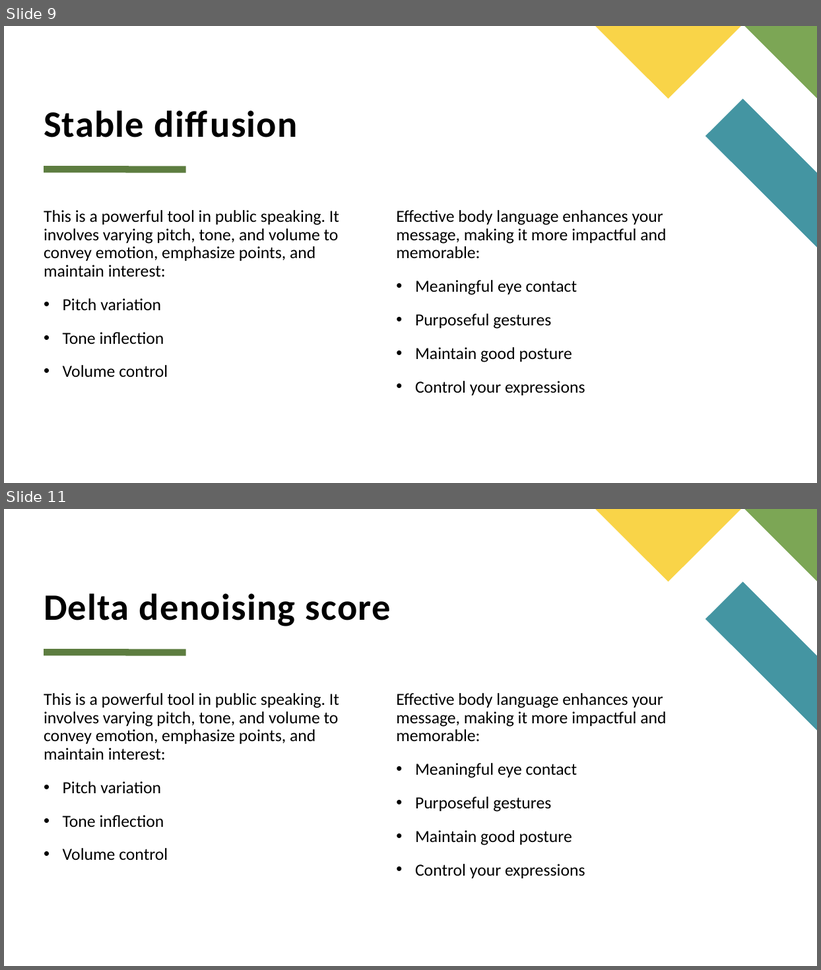
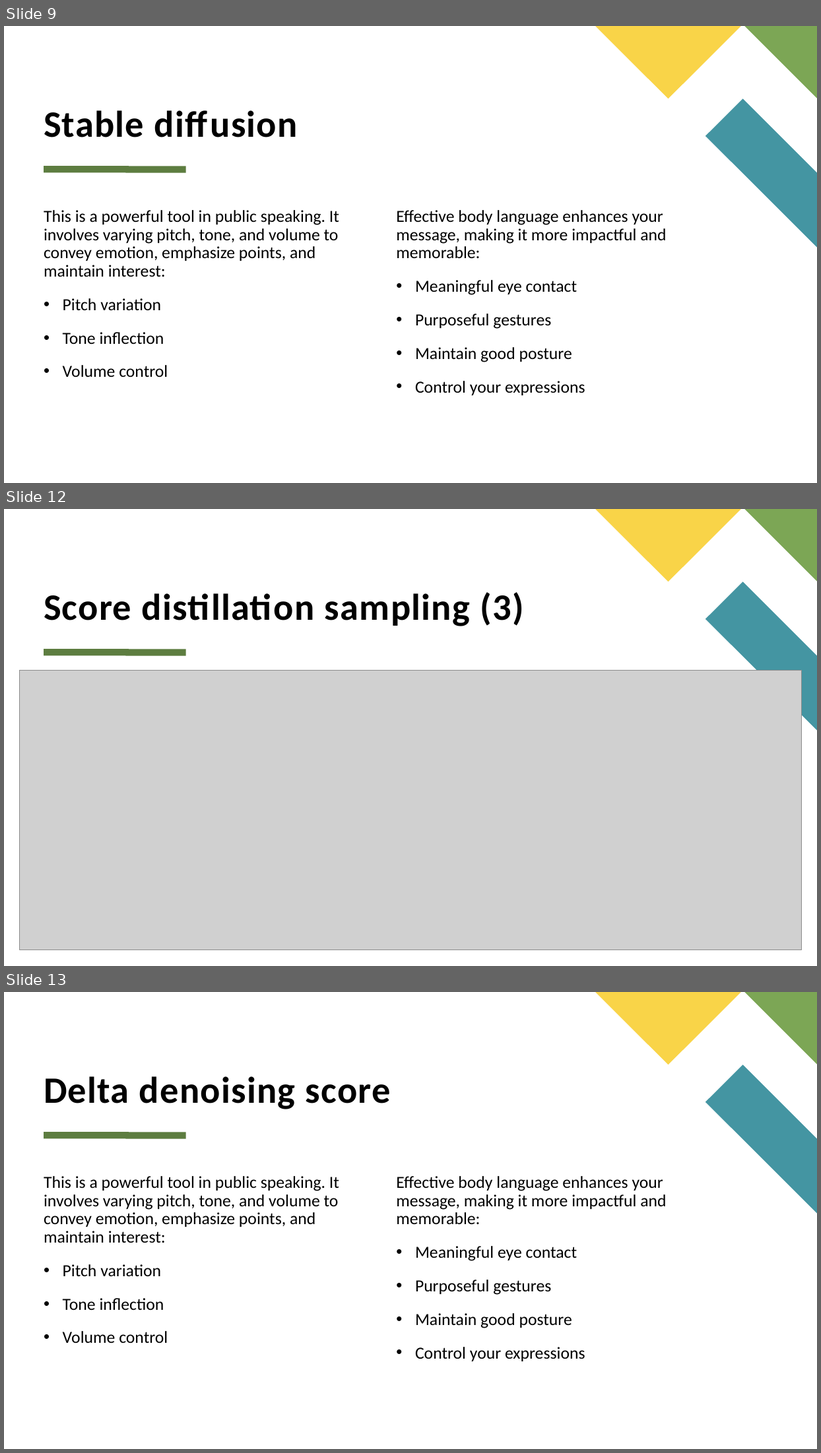
Before and after one commit to Anh26535D/cpp, a slide deck: report_computer_vision.pptx. Shown one above the other, each under a label of ours: slides 9 and 11 before the commit, slides 9, 12 and 13 after it; the slides between them are not shown. The pictures are 821x970 and 821x1453 pixels, drawn with LibreOffice and Linux fonts; fonts in the diff are those of the drawing; grey boxes stand for pictures. Boxes give left, top, right and bottom in pixels: in the first picture for what was removed or moved away, otherwise in the second. Text is boxed around its words. In the diff, an @@ line names an element or a change of style, - is before the commit and + after.

```diff
--- a/report_computer_vision.pptx
+++ b/report_computer_vision.pptx
@@ slide 12 added at [4, 509, 817, 966], background #FFFFFF; not listed: 4 template elements that a slide beside it also shows @@
@@ title added at [44, 592, 523, 626], 44 pt, text #000000, bold @@
+Score distillation sampling (3)
@@ picture added at [19, 671, 802, 951] @@
@@ what was slide 11 is now slide 13 @@
```
Also in this commit, not shown: 1 slide changed, 2 other slides added, 1 slide removed.
